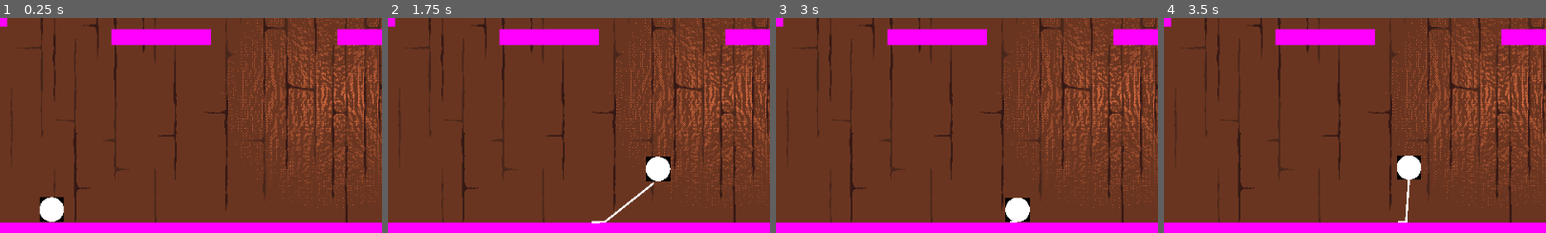
Above: before the commit, frames 1-4 (left to right).
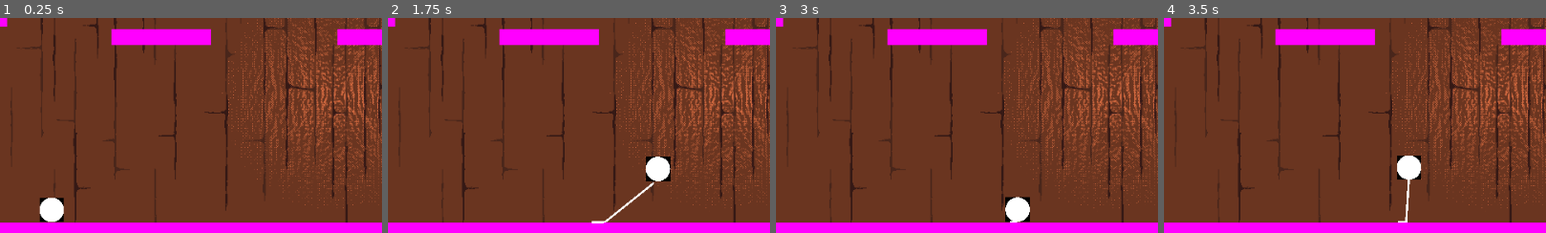
Above: after the commit, the same moments.

Repository: NAERNON/ggj-2026-mask
Game: Godot game, scene res://scenes/main.tscn
Two runs of this game, one before a commit and one after it. Both use one fixed random seed, a clock stepped at 60 frames per second and the inputs below.
Inputs:
- Up to frame 1 (0.25 s): no input
- Up to frame 2 (1.75 s): tap Enter at 0.5 s; hold D (move_tape_right) 0.53-1.28 s; hold R (move_tape_reroll) 0.53-1.28 s; tap Space (move_tape_jump) at 0.77, 1.52 s; hold S (move_tape_down) from 1.28 s (still down); tap G (tape_switch_grip) at 1.35 s
- Up to frame 3 (3 s): release S (move_tape_down) at 2.03 s; hold D (move_tape_right) 2.03-2.78 s; hold R (move_tape_reroll) 2.03-2.78 s; hold W (move_tape_up) from 2.78 s (still down); tap G (tape_switch_grip) at 2.85 s
- Up to frame 4 (3.5 s): keep holding W (move_tape_up); tap Space (move_tape_jump) at 3.02 s
The pictures show only the part of the screen within x 1-51%, y 50-100%; the shares and areas given below are measured in that part.

The runs differ from the first frame. In frame 1, less than 0.1% of the frame differs, in the area x 10-17%, y 83-96%; in frame 2, less than 0.1%; in frame 3, less than 0.1%; in frame 4, less than 0.1%.

Commit message:
Fix tape position on wall

Diff:
--- a/scenes/main.gd
+++ b/scenes/main.gd
@@ -139,7 +139,7 @@
 func _on_masking_tape_touch_or_leave_floor() -> void:
 	if _current_tape :
 		masking_tape.reroll_target = _current_tape.get_point_position(_nb_current_tape_points-1)
-		add_tape_point(masking_tape.contact_floor.global_position if masking_tape.is_on_floor() else masking_tape.last_floor_position)
+		add_tape_point(masking_tape.contact_floor.global_position)
 
 func _on_masking_tape_reroll() -> void:
 	if masking_tape.position.distance_to(masking_tape.reroll_target) < epsilon_tape :
@@ -154,3 +154,11 @@
 func _on_masking_tape_touch_restock() -> void:
 	self.remove_child(restock)
 	masking_tape.add_max_tape(restock_value)
+
+
+func _on_masking_tape_touch_or_leave_wall() -> void:
+	if _current_tape :
+		masking_tape.reroll_target = _current_tape.get_point_position(_nb_current_tape_points-1)
+		if masking_tape.is_on_wall() :
+			_current_tape.set_point_position(_nb_current_tape_points-1, masking_tape.contact_floor.global_position)
+		add_tape_point(masking_tape.contact_floor.global_position)
--- a/scenes/main.tscn
+++ b/scenes/main.tscn
@@ -173,4 +173,5 @@
 [connection signal="reroll" from="MaskingTape" to="." method="_on_masking_tape_reroll"]
 [connection signal="start_grip" from="MaskingTape" to="." method="_on_masking_tape_start_grip"]
 [connection signal="touch_or_leave_floor" from="MaskingTape" to="." method="_on_masking_tape_touch_or_leave_floor"]
+[connection signal="touch_or_leave_wall" from="MaskingTape" to="." method="_on_masking_tape_touch_or_leave_wall"]
 [connection signal="touch_restock" from="MaskingTape" to="." method="_on_masking_tape_touch_restock"]
--- a/scripts/masking_tape.gd
+++ b/scripts/masking_tape.gd
@@ -19,11 +19,22 @@
 		_grip_on_wall = new_value
 		floor_stop_on_slope = not floor_stop_on_slope
 		if _grip_on_wall :
+			if get_wall_normal().x == 1 :
+				contact_floor.position.x = -504
+			else :
+				contact_floor.position.x = 504
+			contact_floor.position.y = 0
 			velocity = Vector2.ZERO
+		else :
+			contact_floor.position.y = 504
+			contact_floor.position.x = 0
+
+		touch_or_leave_wall.emit()
 
 signal start_grip()
 signal end_grip()
 signal touch_or_leave_floor()
+signal touch_or_leave_wall()
 signal reroll()
 signal touch_restock()
 
@@ -41,7 +52,7 @@
 			start_grip.emit()
 		else :
 			end_grip.emit()
-			_grip_on_wall = false
+			_grip_on_wall  = false
 			one_grip_point = false
 
 var one_grip_point : bool
@@ -51,7 +62,6 @@
 func _ready() -> void :
 	_in_free_fall = not is_on_floor()
 	_is_rerolling = Input.is_action_just_pressed('move_tape_reroll')
-	_grip_on_wall = false
 	_tape_len     = initial_tape_dist
 
 func _physics_process(delta : float) -> void :
@@ -61,24 +71,16 @@
 		if not _grip_on_wall :
 			velocity.y += 980 * delta
 
-			if is_on_wall() and is_gripping :
-				if not _grip_on_wall :
-					_grip_on_wall = true
-					if get_wall_normal().x == 1 :
-						contact_floor.position.x = -contact_floor.position.y
-					else :
-						contact_floor.position.x = contact_floor.position.y
-					contact_floor.position.y = 0
-
-		elif _grip_on_wall and not is_on_wall() :
-			_grip_on_wall = false
-			contact_floor.position.y = abs(contact_floor.position.x)
-			contact_floor.position.x = 0
-
 		if is_on_floor() :
 			last_floor_position = contact_floor.global_position
 
 		move_and_slide()
+		if is_on_wall() and is_gripping :
+			if not _grip_on_wall :
+				_grip_on_wall = true
+
+		elif _grip_on_wall and not is_on_wall() :
+				_grip_on_wall = false
 
 		if _in_free_fall and is_on_floor() :
 			_in_free_fall = false
@@ -111,6 +113,8 @@
 
 	if grip :
 		if not is_gripping or (is_gripping and (is_on_wall() or is_on_floor())):
+			if is_on_wall() and not _grip_on_wall :
+				_grip_on_wall = true
 			is_gripping = not is_gripping
 
 	if _grip_on_wall :
